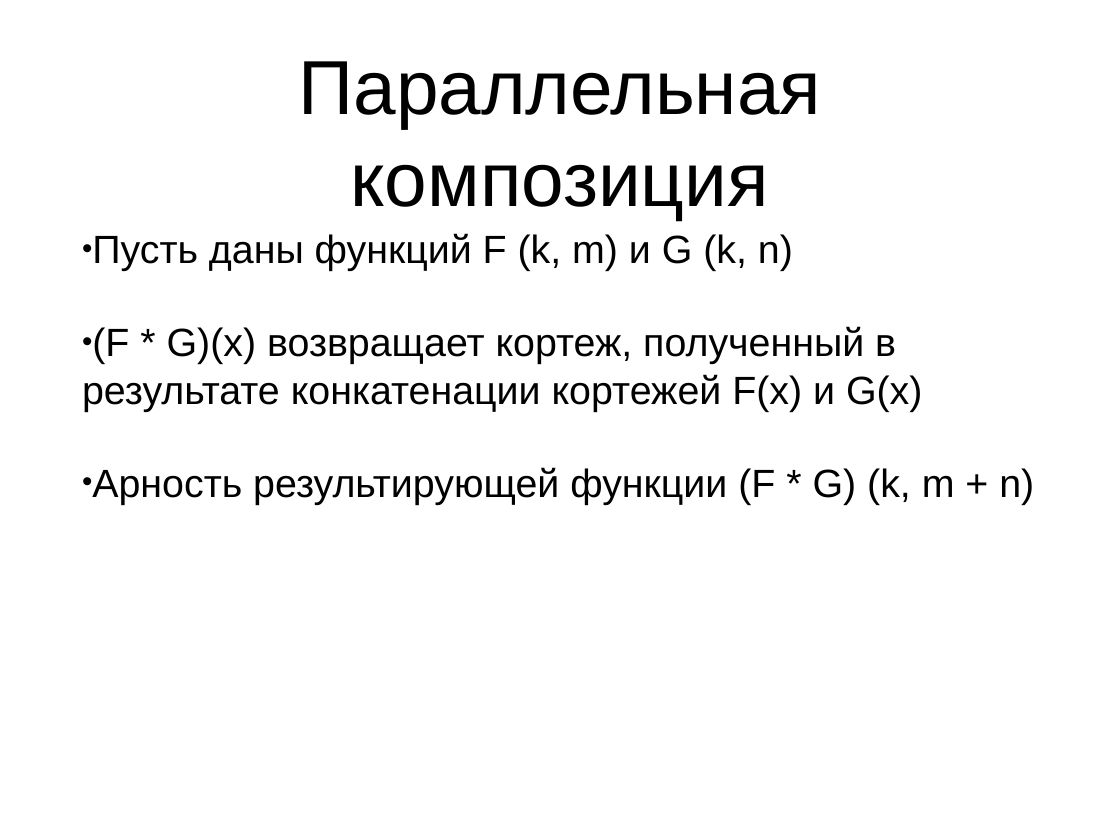
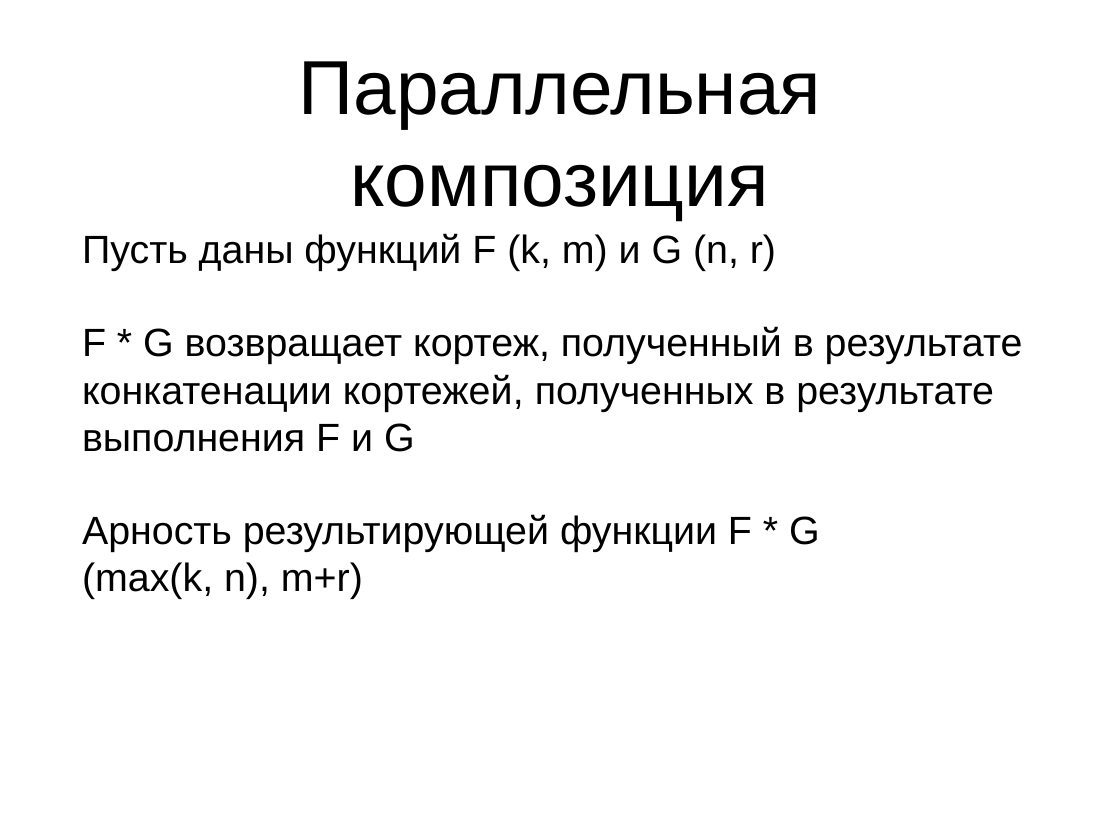
Before and after one commit to Zumisha/Parallel-Programming, a slide deck: slide 9 of Документация/fptl.ppt (slide 10 before the commit). Drawn at 1120x840 pixels with LibreOffice and Linux fonts; fonts in the diff are those of the drawing. Boxes give left, top, right and bottom in pixels: in the first picture for what was removed or moved away, otherwise in the second. Text is boxed around its words. In the diff, an @@ line names an element or a change of style, - is before the commit and + after.

```diff
--- a/Документация/fptl.ppt
+++ b/Документация/fptl.ppt
@@ text at <box>82,233,1023,599</box>: text changed @@
-• Пусть даны функций F (k, m) и G (k, n)
-• (F * G)(x) возвращает кортеж, полученный в результате конкатенации кортежей F(x) и G(x)
-• Арность результирующей функции (F * G) (k, m + n)
+Пусть даны функций F (k, m) и G (n, r)
+F * G возвращает кортеж, полученный в результате конкатенации кортежей, полученных в результате выполнения F и G
+Арность результирующей функции F * G (max(k, n), m+r)
```
Also in this commit, not shown: 11 other slides changed, 1 slide added, 1 slide removed.
